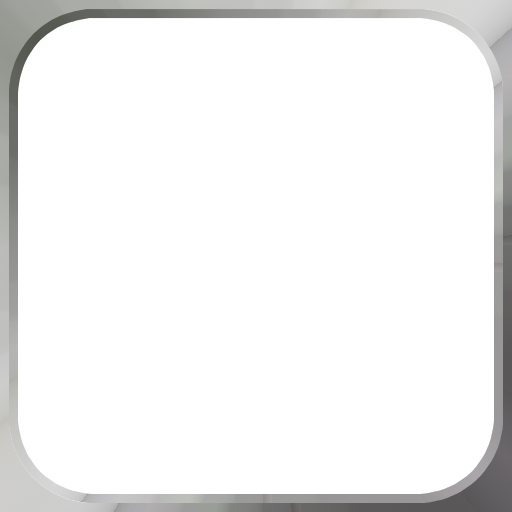
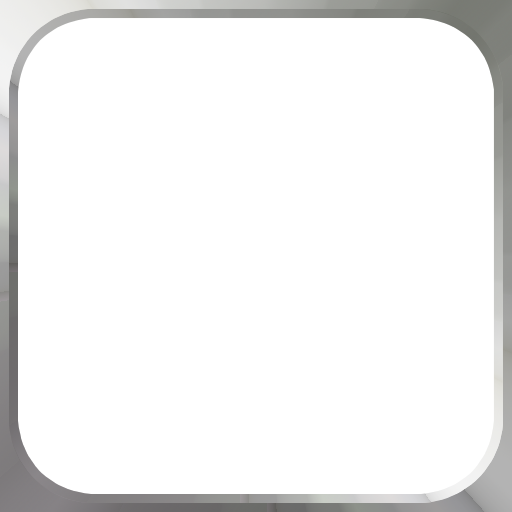
The second 512×512 image is a revision of the first. Changes to its layers:
painted on "Background copy" over (x1=0, y1=0, x2=512, y2=512)
painted on "Background" over (x1=0, y1=0, x2=512, y2=512)
added layer "New Layer#1" (36%) above "New Layer" over (x1=0, y1=0, x2=512, y2=262)
